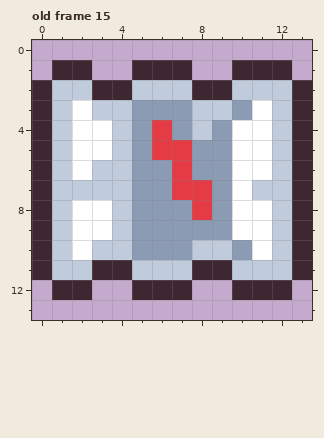
File history of a pixel-art file, art/uiicons.aseprite. Above: the version before the commit.
14x14 pixels, 24 frames. Shown: old frame 15. The commit also changed other frames, which this record leaves out.
After the commit:
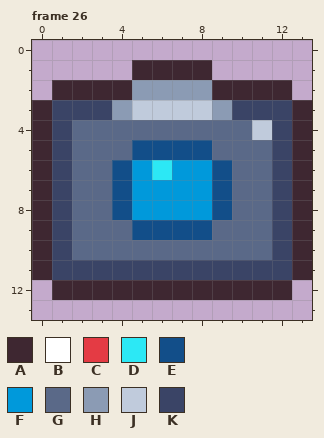
Palette (. is transparent): A #3e2731  B #ffffff  C #e43b44  D #2ce8f5  E #124e89  F #0099db  G #5a6988  H #8b9bb4  J #c0cbdc  K #3a4466
A new or re-ordered frame is compared with the old frame closest to it.
Diff:
frames 24 -> 27
Changed rows in their new state; - is an unchanged pixel.
Frame 26 is new; against old frame 15:
first column x 0:
 1 -..-----A-...-
 2 .AA--HHHH-AAA.
 3 -KKKHJJJ-HKKK-
 4 -KGGGGGGGGGJK-
 5 -KGGGEEEEGGGK-
 6 -KGGEFDFFEGGK-
 7 -KGGEFFFFEGGK-
 8 -KGGEFFFFEGGK-
 9 -KGGGEEEEGGGK-
10 -KGGGGGGGGGGK-
11 -KKKKKKKKKKKK-
12 ---AA---AA----
Pixel boxes of the changes (left, top, right, bottom) in both pictures:
changed: (32, 60, 312, 300)
